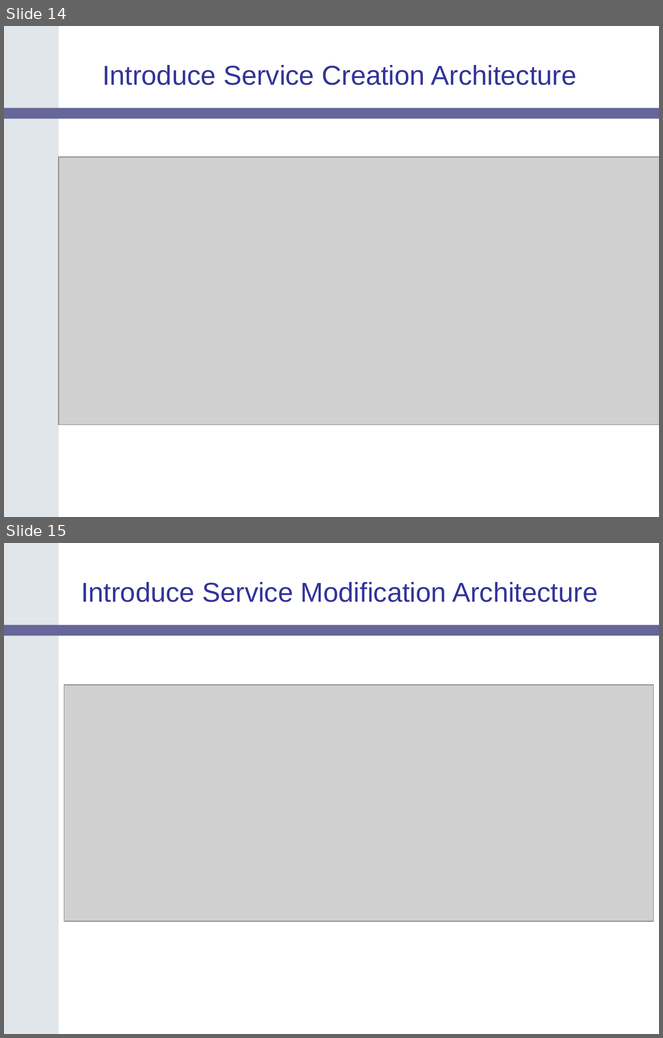
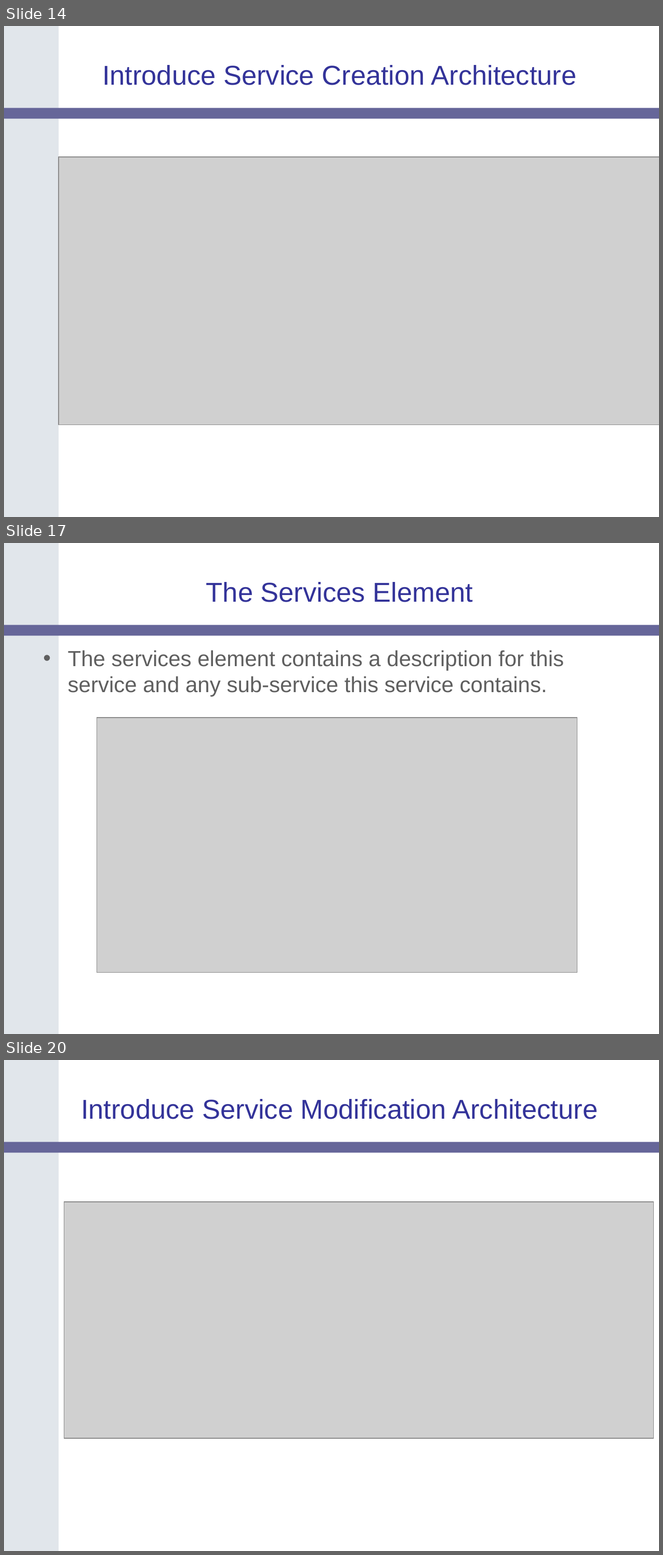
Before and after one commit to NCIP/cagrid-portal, a slide deck: cagrid-1-0/Documentation/presentations/200607_VCDE_ARCH/caGrid-Joint-F2F-Introduce.ppt. Shown one above the other, each under a label of ours: slides 14 and 15 before the commit, slides 14, 17 and 20 after it; the slides between them are not shown. The pictures are 663x1038 and 663x1555 pixels, drawn with LibreOffice and Linux fonts; fonts in the diff are those of the drawing; grey boxes stand for pictures; background and template pictures are left out. Boxes give left, top, right and bottom in pixels: in the first picture for what was removed or moved away, otherwise in the second. Text is boxed around its words. In the diff, an @@ line names an element or a change of style, - is before the commit and + after.

```diff
--- a/cagrid-1-0/Documentation/presentations/200607_VCDE_ARCH/caGrid-Joint-F2F-Introduce.ppt
+++ b/cagrid-1-0/Documentation/presentations/200607_VCDE_ARCH/caGrid-Joint-F2F-Introduce.ppt
@@ slide 17 added at <box>4,543,659,1034</box>, background #FFFFFF; not listed: 2 template elements that a slide beside it also shows @@
@@ title added at <box>206,582,473,602</box>, 30 pt, text #333399 @@
+The Services Element
@@ text added at <box>68,650,564,697</box>, 24 pt, text #5F5F5F @@
+• The services element contains a description for this service and any sub-service this service contains.
@@ picture added at <box>97,718,577,973</box> @@
@@ what was slide 15 is now slide 20 @@
```
Also in this commit, not shown: 4 slides changed, 2 other slides added, 2 slides removed.
